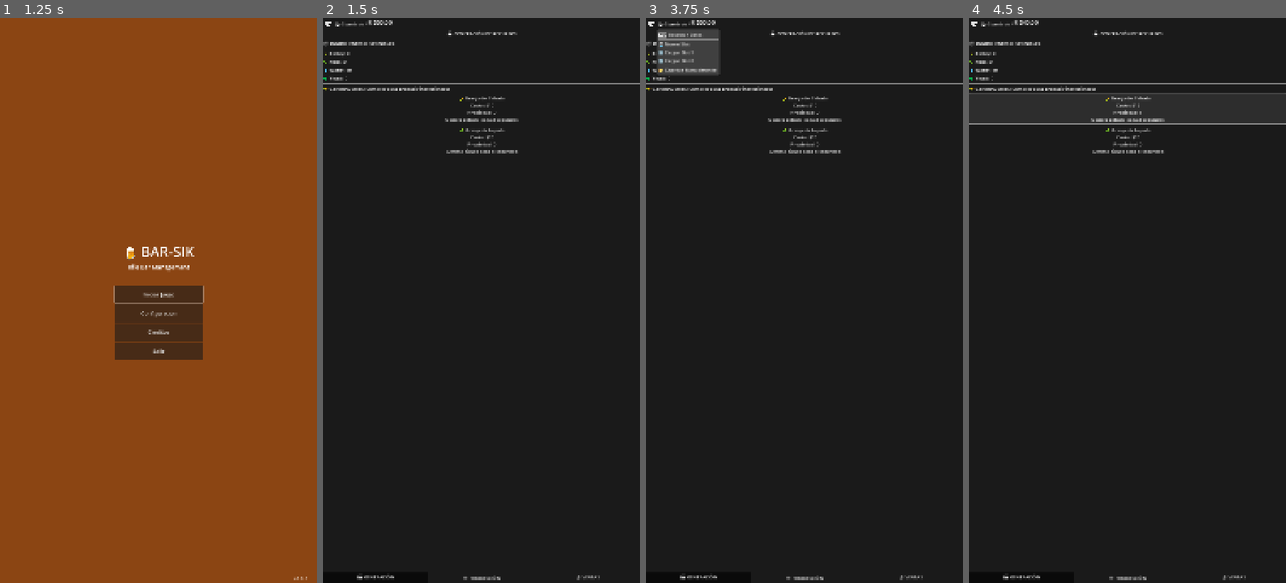
Above: before the commit, frames 1-4 (left to right).
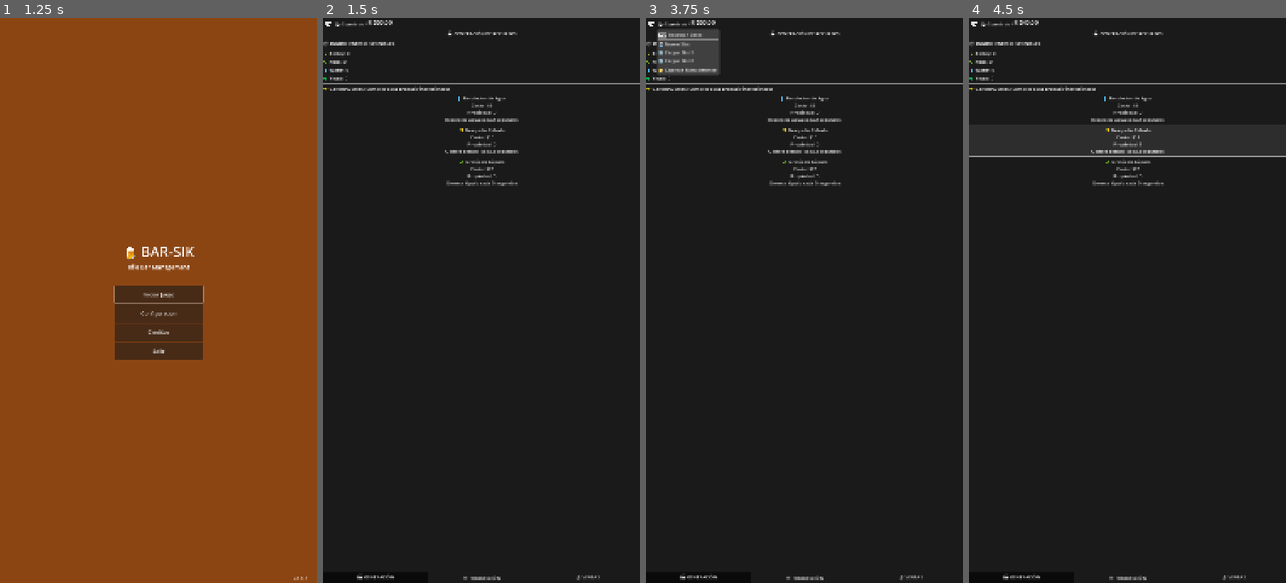
Above: after the commit, the same moments.

Repository: Kavalieri/bar-sik
Game: Godot game, scene res://scenes/SplashScreen.tscn
Two runs of this game, one before a commit and one after it. Both use one fixed random seed, a clock stepped at 60 frames per second and the inputs below.
Inputs (mouse positions are in pixels of both pictures, inside the frame that each line leads up to):
- Up to frame 1 (1.25 s): tap Enter at 0.5 s; move the mouse to (228, 272) at 0.52 s; click (228, 272) at 0.67 s
- Up to frame 2 (1.5 s): click "Iniciar Juego" at 1.25 s
- Up to frame 3 (3.75 s): click "⏸️" at 2 s; click "Iniciar Juego" at 2.75 s; click "💾 Guardado" at 3.5 s
- Up to frame 4 (4.5 s): click "🌾 Granja de Cebada Costo: $10…" at 4.25 s

Frame 1 is identical in both runs. In frame 2, 0.5% of the frame differs, in the area x 7-62%, y 9-30%; in frame 3, 0.5%; in frame 4, 1.3%, in the area x 0-100%, y 9-30%.

Commit message:
feat: Sistema de ventas granulares y recolector de agua
CAMBIOS PRINCIPALES:
- Nuevo edificio: 💧 Recolector de Agua (, cada 2s)
- Agua ya no viene gratis por defecto
- Sistema de ventas completamente rediseñado:
  * Venta granular por ítem individual
  * Botones de incrementos: 1, 5, 10, TODO
  * Interfaz dinámica que se genera por cada ítem disponible
  * Emojis específicos por tipo de ítem

INTERFAZ NUEVA:
- Sección de PRODUCTOS con incrementos de venta
- Sección de INGREDIENTES con incrementos de venta
- Cada ítem muestra: emoji, nombre, cantidad, precio unitario
- Botones deshabilitados cuando no hay suficiente cantidad

PREPARADO PARA:
- Siguiente fase: sistema de compras por incrementos
- Siguiente fase: producción manual con clicks

Diff:
--- a/project/scenes/SalesPanel.tscn
+++ b/project/scenes/SalesPanel.tscn
@@ -28,15 +28,19 @@
 layout_mode = 2
 text = "📊 VENTAS DISPONIBLES"
 
-[node name="ManualSellButton" type="Button" parent="MainContainer/SalesSection"]
+[node name="ProductsContainer" type="VBoxContainer" parent="MainContainer/SalesSection"]
 layout_mode = 2
-text = "💸 VENTA MANUAL
-Vende todos los productos disponibles"
 
-[node name="SellIngredientsButton" type="Button" parent="MainContainer/SalesSection"]
+[node name="ProductsLabel" type="Label" parent="MainContainer/SalesSection/ProductsContainer"]
 layout_mode = 2
-text = "🌾 VENDER INGREDIENTES
-Vende ingredientes por dinero rápido (precio bajo)"
+text = "🍺 PRODUCTOS:"
+
+[node name="IngredientsContainer" type="VBoxContainer" parent="MainContainer/SalesSection"]
+layout_mode = 2
+
+[node name="IngredientsLabel" type="Label" parent="MainContainer/SalesSection/IngredientsContainer"]
+layout_mode = 2
+text = "🌾 INGREDIENTES:"
 
 [node name="Separator1" type="HSeparator" parent="MainContainer"]
 layout_mode = 2
--- a/project/scripts/GameScene.gd
+++ b/project/scripts/GameScene.gd
@@ -22,6 +22,15 @@
 
 # Sistema de generación de ingredientes
 var resource_generators: Array[Dictionary] = [
+	{
+		"id": "water_collector",
+		"name": "💧 Recolector de Agua",
+		"owned": 0,
+		"base_cost": 5.0,
+		"produces": "water",
+		"production_rate": 2.0,
+		"description": "Recolecta agua cada 2 segundos"
+	},
 	{
 		"id": "barley_farm",
 		"name": "🌾 Granja de Cebada",
@@ -110,8 +119,7 @@
 	production_panel.setup_stations(production_stations)
 	production_panel.station_purchased.connect(_on_station_purchased)
 
-	sales_panel.manual_sell_requested.connect(_on_manual_sell)
-	sales_panel.sell_ingredients_requested.connect(_on_sell_ingredients)
+	sales_panel.item_sell_requested.connect(_on_item_sell_requested)
 
 
 func _load_game_data() -> void:
@@ -153,9 +161,9 @@
 func _get_default_game_data() -> Dictionary:
 	return {
 		"money": 50.0,
-		"resources": {"barley": 0, "hops": 0, "water": 10, "yeast": 0},  # Recurso gratis inicial
+		"resources": {"barley": 0, "hops": 0, "water": 0, "yeast": 0},  # Ya no damos agua gratis
 		"products": {"basic_beer": 0, "premium_beer": 0, "cocktail": 0},
-		"generators": {"barley_farm": 0, "hops_farm": 0},
+		"generators": {"water_collector": 0, "barley_farm": 0, "hops_farm": 0},
 		"stations": {"brewery": 1, "bar_station": 0},  # Comienza con 1 cervecería desbloqueada
 		"statistics":
 		{
@@ -209,8 +217,7 @@
 	production_panel.update_station_buttons(production_stations, game_data)
 
 	sales_panel.update_statistics(game_data)
-	sales_panel.update_manual_sell_button(game_data)
-	sales_panel.update_sell_ingredients_button(game_data)
+	sales_panel.update_sell_interfaces(game_data)
 
 
 ## SISTEMA 1: GENERACIÓN DE RECURSOS
@@ -338,62 +345,43 @@
 
 
 ## SISTEMA 3: VENTA DE PRODUCTOS
-func _on_manual_sell() -> void:
-	var products_sold = 0
-	var total_earned = 0.0
-
-	# Vender todos los productos disponibles
-	for product_type in game_data["products"].keys():
-		var available = game_data["products"][product_type]
-		if available > 0:
-			var price = _get_product_price(product_type)
-			var earned = available * price
-
-			game_data["money"] += earned
-			game_data["statistics"]["total_money_earned"] += earned
-			game_data["statistics"]["products_sold"] += available
-			game_data["products"][product_type] = 0
-
-			total_earned += earned
-			products_sold += available
-
-			print("💰 Vendido: %dx %s por $%.2f" % [available, product_type, earned])
-
-	if products_sold > 0:
-		game_data["statistics"]["customers_served"] += 1
-		print("💸 Total venta manual: $%.2f (%d productos)" % [total_earned, products_sold])
-
-		if GameEvents:
-			GameEvents.money_earned.emit(total_earned, "venta_manual")
-
-	_update_all_displays()
-
-
-func _on_sell_ingredients() -> void:
-	var ingredients_sold = 0
-	var total_earned = 0.0
-
-	# Vender todos los ingredientes disponibles (excepto agua que es básica)
-	for ingredient_type in game_data["resources"].keys():
-		var available = game_data["resources"][ingredient_type]
-		if available > 0 and ingredient_type != "water":  # No vender agua por ser muy básica
-			var price = _get_ingredient_price(ingredient_type)
-			var earned = available * price
-
-			game_data["money"] += earned
-			game_data["statistics"]["total_money_earned"] += earned
-			game_data["resources"][ingredient_type] = 0
-
-			total_earned += earned
-			ingredients_sold += available
-
-			print("🌾 Vendido: %dx %s por $%.2f" % [available, ingredient_type, earned])
-
-	if ingredients_sold > 0:
-		print("💰 Total venta ingredientes: $%.2f (%d ingredientes)" % [total_earned, ingredients_sold])
-
-		if GameEvents:
-			GameEvents.money_earned.emit(total_earned, "venta_ingredientes")
+func _on_item_sell_requested(item_type: String, item_name: String, quantity: int) -> void:
+	var available = 0
+	var price = 0.0
+
+	if item_type == "product":
+		available = game_data["products"].get(item_name, 0)
+		price = _get_product_price(item_name)
+	elif item_type == "ingredient":
+		available = game_data["resources"].get(item_name, 0)
+		price = _get_ingredient_price(item_name)
+
+	# Verificar que hay suficiente cantidad
+	var actual_quantity = min(quantity, available)
+	if actual_quantity <= 0:
+		print("⚠️ No hay suficiente %s para vender" % item_name)
+		return
+
+	var total_earned = actual_quantity * price
+
+	# Actualizar inventario y estadísticas
+	if item_type == "product":
+		game_data["products"][item_name] -= actual_quantity
+		game_data["statistics"]["products_sold"] += actual_quantity
+	elif item_type == "ingredient":
+		game_data["resources"][item_name] -= actual_quantity
+
+	game_data["money"] += total_earned
+	game_data["statistics"]["total_money_earned"] += total_earned
+
+	# Log de venta
+	var emoji = "💰" if item_type == "product" else "🌾"
+	print("%s Vendido: %dx %s por $%.2f" % [emoji, actual_quantity, item_name, total_earned])
+
+	# Emitir evento
+	if GameEvents:
+		var event_type = "venta_" + item_type + "s"
+		GameEvents.money_earned.emit(total_earned, event_type)
 
 	_update_all_displays()
 
--- a/project/scripts/SalesPanel.gd
+++ b/project/scripts/SalesPanel.gd
@@ -1,17 +1,19 @@
 extends ScrollContainer
-## SalesPanel - Panel de ventas y estadísticas
-## Maneja las ventas de productos y muestra estadísticas del juego
+## SalesPanel - Panel de ventas y estadísticas granulares
+## Permite vender productos e ingredientes por cantidades específicas
 
-@onready var manual_sell_button: Button = $MainContainer/SalesSection/ManualSellButton
-@onready var sell_ingredients_button: Button = $MainContainer/SalesSection/SellIngredientsButton
+@onready var products_container: VBoxContainer = $MainContainer/SalesSection/ProductsContainer
+@onready var ingredients_container: VBoxContainer = $MainContainer/SalesSection/IngredientsContainer
 @onready var stats_container: VBoxContainer = $MainContainer/StatisticsSection/StatsContainer
 
 # Variables de UI
 var stats_labels: Array[Label] = []
+var product_sell_buttons: Dictionary = {}
+var ingredient_sell_buttons: Dictionary = {}
 
 # Señales para comunicación con GameScene
-signal manual_sell_requested
-signal sell_ingredients_requested
+signal item_sell_requested(item_type: String, item_name: String, quantity: int)
+# item_type será "product" o "ingredient"
 
 
 func _ready() -> void:
@@ -20,12 +22,6 @@
 
 
 func _setup_ui() -> void:
-	# Conectar botón de venta manual
-	manual_sell_button.pressed.connect(_on_manual_sell_pressed)
-
-	# Conectar botón de venta de ingredientes
-	sell_ingredients_button.pressed.connect(_on_sell_ingredients_pressed)
-
 	# Crear labels para estadísticas
 	_setup_statistics()
 
@@ -47,6 +43,88 @@
 		stats_labels.append(label)
 
 
+func create_sell_interface_for_item(item_name: String, item_type: String, quantity: int, price: float) -> void:
+	if quantity <= 0:
+		return
+
+	var container = ingredients_container if item_type == "ingredient" else products_container
+
+	# Crear contenedor horizontal para cada ítem
+	var item_container = HBoxContainer.new()
+	container.add_child(item_container)
+
+	# Label con información del ítem
+	var info_label = Label.new()
+	var emoji = _get_item_emoji(item_name)
+	info_label.text = "%s %s: %d ($%.2f c/u)" % [emoji, item_name.capitalize(), quantity, price]
+	info_label.custom_minimum_size = Vector2(200, 0)
+	item_container.add_child(info_label)
+
+	# Botones de venta por incrementos
+	var increments = [1, 5, 10, "MAX"]
+	for increment in increments:
+		var button = Button.new()
+		var sell_quantity = increment if increment != "MAX" else quantity
+
+		if increment == "MAX":
+			button.text = "TODO"
+		else:
+			button.text = str(increment)
+
+		# Deshabilitar si no hay suficiente cantidad
+		if increment != "MAX" and increment > quantity:
+			button.disabled = true
+
+		button.pressed.connect(func(): _on_sell_button_pressed(item_name, item_type, sell_quantity))
+		item_container.add_child(button)
+
+
+func _get_item_emoji(item_name: String) -> String:
+	match item_name:
+		"barley": return "🌾"
+		"hops": return "🌿"
+		"water": return "💧"
+		"yeast": return "🦠"
+		"basic_beer": return "🍺"
+		"premium_beer": return "🍻"
+		"cocktail": return "🍹"
+		_: return "📦"
+
+
+func _on_sell_button_pressed(item_name: String, item_type: String, quantity: int) -> void:
+	item_sell_requested.emit(item_type, item_name, quantity)
+
+
+func update_sell_interfaces(game_data: Dictionary) -> void:
+	# Limpiar interfaces existentes
+	_clear_sell_interfaces()
+
+	# Crear interfaces para productos
+	for product_name in game_data["products"].keys():
+		var quantity = game_data["products"][product_name]
+		if quantity > 0:
+			var price = _get_product_price(product_name)
+			create_sell_interface_for_item(product_name, "product", quantity, price)
+
+	# Crear interfaces para ingredientes (excepto agua)
+	for ingredient_name in game_data["resources"].keys():
+		var quantity = game_data["resources"][ingredient_name]
+		if quantity > 0 and ingredient_name != "water":
+			var price = _get_ingredient_price(ingredient_name)
+			create_sell_interface_for_item(ingredient_name, "ingredient", quantity, price)
+
+
+func _clear_sell_interfaces() -> void:
+	# Limpiar contenedores (excepto labels)
+	for child in products_container.get_children():
+		if child.name != "ProductsLabel":
+			child.queue_free()
+
+	for child in ingredients_container.get_children():
+		if child.name != "IngredientsLabel":
+			child.queue_free()
+
+
 func update_statistics(game_data: Dictionary) -> void:
 	if stats_container.get_child_count() >= 5:
 		var stats_labels = stats_container.get_children()
@@ -61,33 +139,6 @@
 		stats_labels[4].text = (
 			"👥 Clientes atendidos: %d" % game_data["statistics"]["customers_served"]
 		)
-
-
-func update_manual_sell_button(game_data: Dictionary) -> void:
-	var has_products = false
-	for amount in game_data["products"].values():
-		if amount > 0:
-			has_products = true
-			break
-
-	manual_sell_button.disabled = not has_products
-
-	if has_products:
-		var total_value = 0.0
-		var product_count = 0
-
-		for product_type in game_data["products"].keys():
-			var amount = game_data["products"][product_type]
-			if amount > 0:
-				var price = _get_product_price(product_type)
-				total_value += amount * price
-				product_count += amount
-
-		manual_sell_button.text = (
-			"💸 VENTA MANUAL\n%d productos por $%.2f" % [product_count, total_value]
-		)
-	else:
-		manual_sell_button.text = "💸 VENTA MANUAL\n(No hay productos para vender)"
 
 
 func _count_total_products_made(game_data: Dictionary) -> int:
@@ -110,37 +161,6 @@
 			return 1.0
 
 
-func _on_manual_sell_pressed() -> void:
-	manual_sell_requested.emit()
-
-
-func _on_sell_ingredients_pressed() -> void:
-	sell_ingredients_requested.emit()
-
-
-func update_sell_ingredients_button(game_data: Dictionary) -> void:
-	var has_ingredients = false
-	var total_value = 0.0
-	var ingredient_count = 0
-
-	for ingredient_type in game_data["resources"].keys():
-		var amount = game_data["resources"][ingredient_type]
-		if amount > 0 and ingredient_type != "water":  # No contar agua
-			has_ingredients = true
-			var price = _get_ingredient_price(ingredient_type)
-			total_value += amount * price
-			ingredient_count += amount
-
-	sell_ingredients_button.disabled = not has_ingredients
-
-	if has_ingredients:
-		sell_ingredients_button.text = (
-			"🌾 VENDER INGREDIENTES\n%d ingredientes por $%.2f" % [ingredient_count, total_value]
-		)
-	else:
-		sell_ingredients_button.text = "🌾 VENDER INGREDIENTES\n(No hay ingredientes para vender)"
-
-
 func _get_ingredient_price(ingredient_type: String) -> float:
 	# Precios muy bajos para ingredientes (aproximadamente 10-20% del valor de productos)
 	match ingredient_type:
